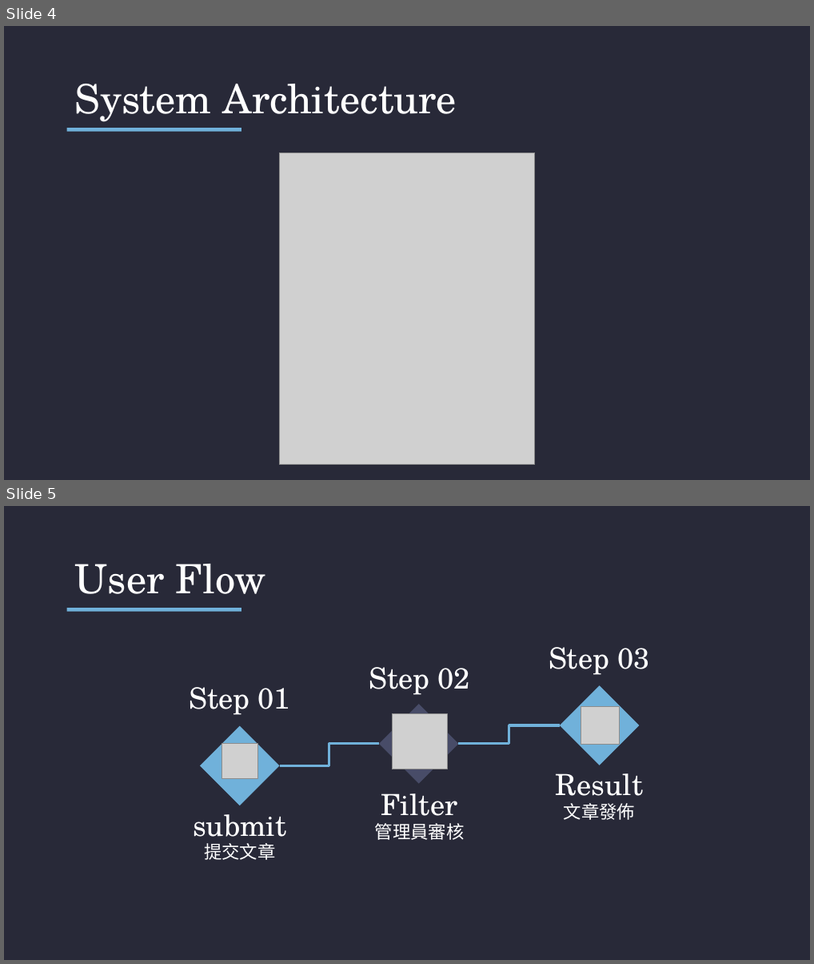
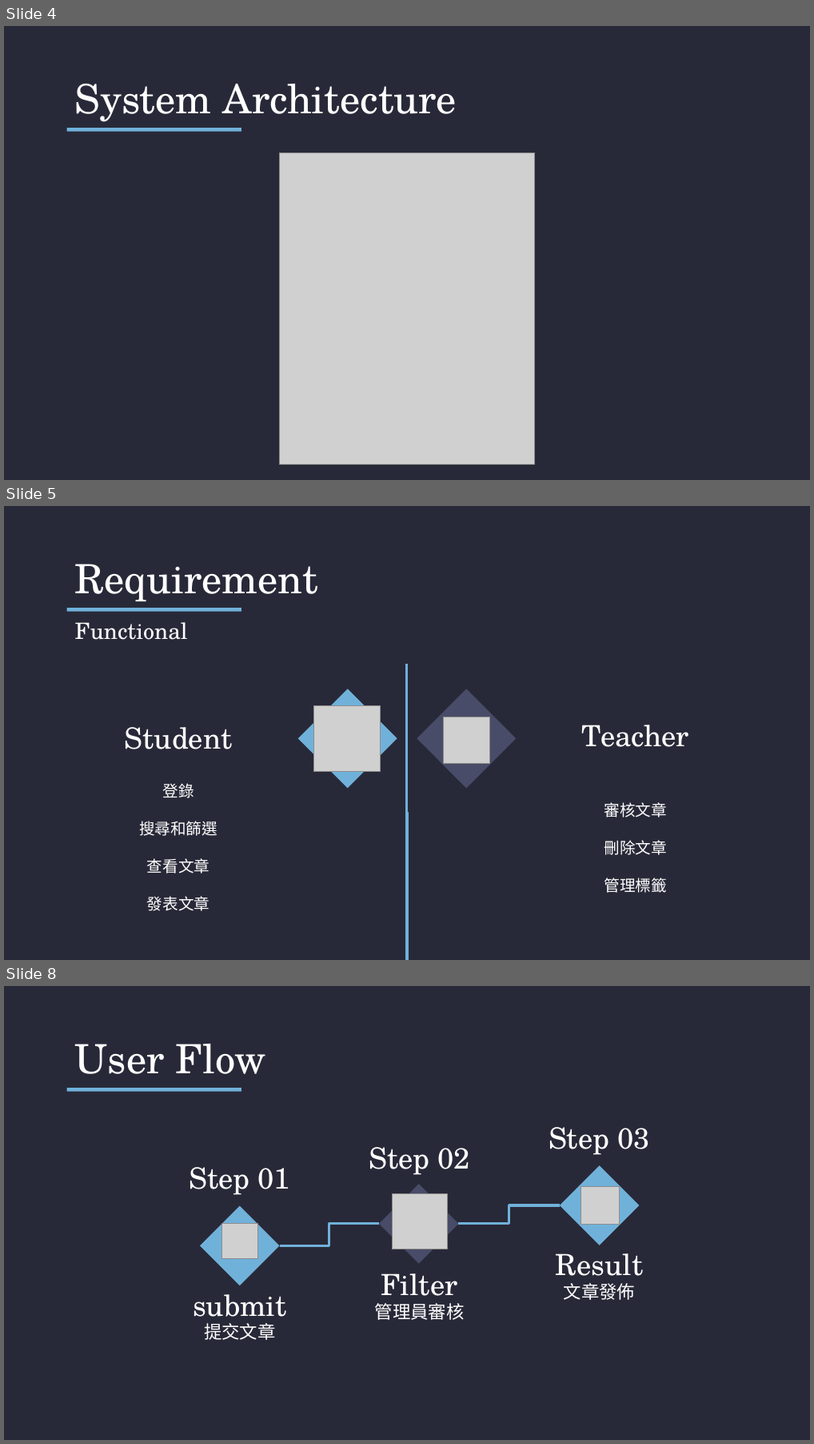
Before and after one commit to Kevin-Shen-and-Cipher/course-forum-presentation, a slide deck: 第一組-Course Forum.pptx. Shown one above the other, each under a label of ours: slides 4 and 5 before the commit, slides 4, 5 and 8 after it; the slides between them are not shown. The pictures are 814x964 and 814x1444 pixels, drawn with LibreOffice and Linux fonts; fonts in the diff are those of the drawing; grey boxes stand for pictures. Boxes give left, top, right and bottom in pixels: in the first picture for what was removed or moved away, otherwise in the second. Text is boxed around its words. In the diff, an @@ line names an element or a change of style, - is before the commit and + after.

```diff
--- a/第一組-Course Forum.pptx
+++ b/第一組-Course Forum.pptx
@@ slide 5 added at <box>4,506,810,960</box>, background #282938; not listed: 1 template element that a slide beside it also shows @@
@@ title added at <box>75,564,318,601</box>, 36 pt, text #FFFFFF @@
+Requirement
@@ text added at <box>75,622,188,640</box>, 20 pt, text #FFFFFF @@
+Functional
@@ elbow line added from (407, 664) to (407, 960), #70B1DA 2.25 pt @@
@@ diamond added at <box>298,689,398,788</box>, fill #70B1DA @@
@@ diamond added at <box>417,689,516,788</box>, fill #484C68 @@
@@ picture added at <box>314,705,381,772</box> @@
@@ picture added at <box>443,717,490,764</box> @@
@@ text added at <box>125,727,233,749</box>, 26 pt, text #FFFFFF @@
+Student
@@ text added at <box>582,724,690,747</box>, 26 pt, text #FFFFFF @@
+Teacher
@@ text added at <box>139,783,218,911</box>, 14 pt, text #FFFFFF @@
+    登錄
+    搜尋和篩選
+    查看文章
+    發表文章
@@ text added at <box>604,802,666,892</box>, 14 pt, text #FFFFFF @@
+審核文章
+刪除文章
+管理標籤
@@ what was slide 5 is now slide 8 @@
```
Also in this commit, not shown: 5 slides changed, 5 other slides added, 1 slide removed, 15 other files.
